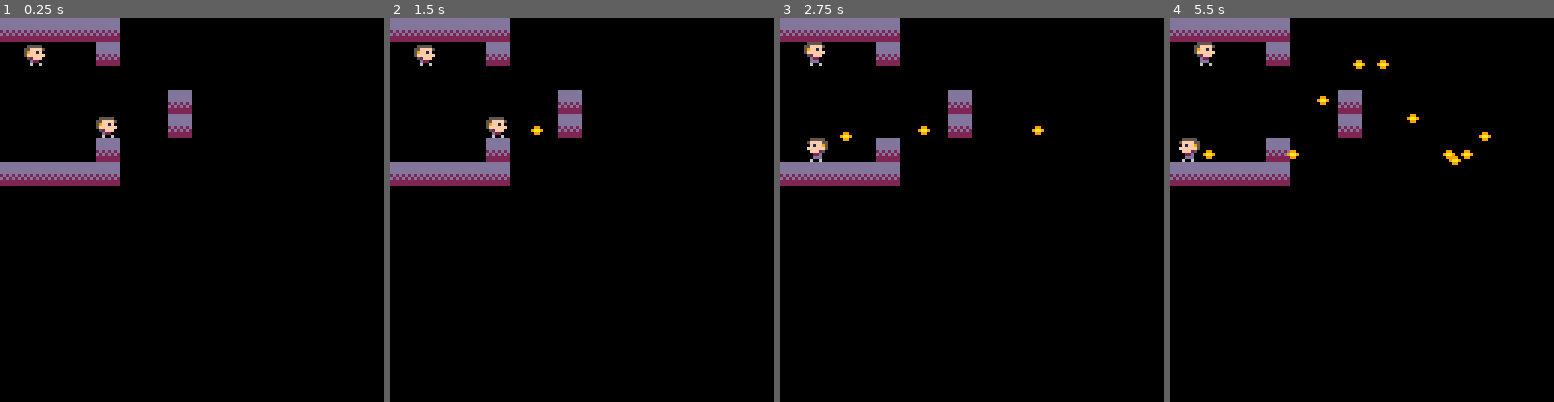
Above: before the commit, frames 1-4 (left to right).
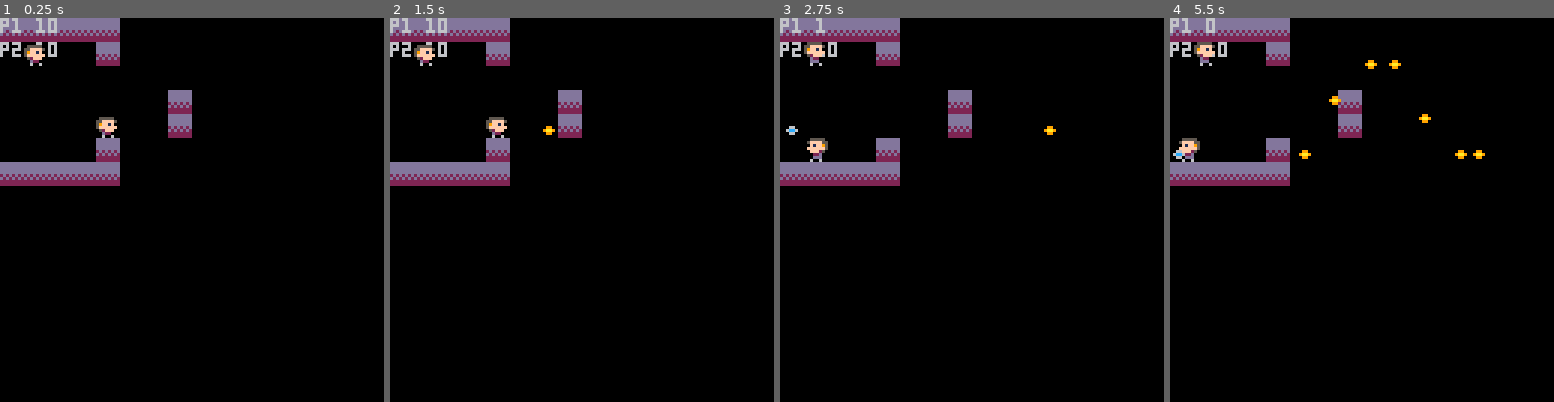
Above: after the commit, the same moments.

Repository: wesen/carts
Game: PICO-8 cartridge bullets.p8
The game is run twice, just before and just after one commit, with the same random seed, the same clock (stepped at 60 frames per second) and the same inputs.
Inputs:
- Up to frame 1 (0.25 s): no input
- Up to frame 2 (1.5 s): tap X (X key) at 1.07 s
- Up to frame 3 (2.75 s): hold Left 1.97-2.37 s; tap X (X key) at 2.07, 2.4, 2.73 s; hold Down from 2.42 s (still down)
- Up to frame 4 (5.5 s): release Down at 2.82 s; hold Right 2.87-3.53 s; tap X (X key) every 0.33 s from 3.07 to 5.4 s; hold Up 3.58-4.08 s; hold Right 4.13-4.53 s; hold Down 4.58-5.08 s; hold Left from 5.13 s (still down)

The runs differ from the first frame. In frame 1, 0.4% of the frame differs, in the area x 0-15%, y 0-11%; in frame 2, 0.5%; in frame 3, 0.6%; in frame 4, 1.3%, in the area x 0-84%, y 0-39%.

Commit message:
Added working player/bullet collision

Diff:
--- a/bullets.p8
+++ b/bullets.p8
@@ -4,6 +4,66 @@
 typ_plyr=0
 typ_blt=1
 
+function collide(o1,o2)
+ local hit=o1.x>=o2.x and o1.x<o2.x+o2.w
+ hit=hit and o1.y>=o2.y and o1.y<o2.y+o2.h
+ local hit2=o2.x>=o1.x and o2.x<o1.x+o1.w
+ hit2=hit2 and o2.y>=o1.y and o2.y<o1.y+o1.h
+ return hit or hit2
+end
+
+function get_hitbox_flags(x,y,w,h)
+ local f=0
+ local upd=function(x,y)
+  f=bor(f,fget(mget(flr(x/8),flr(y/8))))
+ end
+ upd(x,y)
+ upd(x,y+h)
+ upd(x+w,y+h)
+ upd(x+w,y)
+ return f
+end
+
+function get_colliders(o,typ)
+ local res={}
+ for o_ in all(objs) do
+  if o!=o_ and o_.typ==typ and collide(o,o_) then
+   add(res,o_)
+  end
+ end
+ return res
+end
+
+objs={}
+
+function _init()
+ p1=player_ctr(32,32,0)
+ add(objs,p1)
+ p2=player_ctr(8,8,1)
+ add(objs,p2)
+end
+
+function _update()
+ foreach(objs,function(obj)
+  obj.update(obj)
+ end)
+end
+
+function _draw()
+ cls()
+ map(0,0,0,0)
+ dbg_draw()
+ print("p1 "..tostr(p1.score),0,0)
+ print("p2 "..tostr(p2.score),0,8)
+ print("")
+ foreach(objs,function(obj)
+  obj.draw(obj)
+ end)
+end
+
+function dbg_draw()
+end
+-->8
 st_idle=0
 st_walking=1
 
@@ -12,10 +72,11 @@
  typ=typ_plyr,
  x=x,y=y,
  idx=idx,
- w=7,h=7,
+ w=6,h=7,
  spr=0,
  flp_x=false,
  spd=2,
+ score=10,
  -- 0: idle, 1: walking
  state=st_idle,
 
@@ -46,7 +107,9 @@
 
  if btnp(5,idx) then
   -- create a new bullet and add it to the objects of the game
-  add(objs,blt_ctr(this.x,this.y))
+  local nx=1
+  if (this.flp_x) nx=-1
+  add(objs,blt_ctr(this.x,this.y,nx))
   sfx(0)
  end
 
@@ -60,70 +123,33 @@
 }
 end
 
-function collide(o1,o2)
- local hit=true
- hit=band(hit,o1.x>=o2.x and o1.x<=o2.x+o2.w)
- hit=band(hit,o1.y>=o2.y and oy.y<=o2.y+o2.h)
- local hit2=true
- hit2=band(hit2,o2.x>=o1.x and o2.x<=o1.x+o1.w)
- hit2=band(hit2,o2.y>=o1.y and o2.y<=o1.y+o1.h)
- return bor(hit,hit2)
-end
-
-function get_hitbox_flags(x,y,w,h)
- local f=0
- local upd=function(x,y)
-  f=bor(f,fget(mget(flr(x/8),flr(y/8))))
- end
- upd(x,y)
- upd(x,y+h)
- upd(x+w,y+h)
- upd(x+w,y)
- return f
-end
-
-blt_ctr=function(x,y)
+-->8
+function blt_ctr(x,y,dx)
  local obj={
   typ=typ_blt,
-  x=x,y=y,
+  dx=dx,
+  x=x+(dx+1)/2*8-2,y=y,
   w=3,h=2,
   spr=16,
   update=function(this)
- this.x+=1
+ this.x+=this.dx
+
 end,
   draw=function(this)
   spr(this.spr,this.x,this.y)
+ for o in all(get_colliders(this,typ_plyr)) do
+  this.spr=17
+  o.score-=1
+ end
 end
 }
  return obj
 end
 
-objs={}
-
-function _init()
- p1=player_ctr(32,32,0)
- add(objs,p1)
- p2=player_ctr(8,8,1)
- add(objs,p2)
-end
-
-function _update()
- foreach(objs,function(obj)
-  obj.update(obj)
- end)
-end
-
-function _draw()
- cls()
- map(0,0,0,0)
- dbg_draw()
- foreach(objs,function(obj)
-  obj.draw(obj)
- end)
-end
-
-function dbg_draw()
-end
+-->8
+-- bullet collisions
+-- explosion with coroutine
+
 __gfx__
 00000000055555000000000005555500055555500000000000000000000000000000000000000000000000000000000000000000000000000000000000000000
 0000000055ffff500555550055ffff5055ffff000000000000000000000000000000000000000000000000000000000000000000000000000000000000000000
@@ -137,9 +163,9 @@
 00000000000000000000000000000000000000000000000000000000000000000000000000000000000000000000000000000000000000000000000000000000
 00000000000000000000000000000000000000000000000000000000000000000000000000000000000000000000000000000000000000000000000000000000
 00000000000000000000000000000000000000000000000000000000000000000000000000000000000000000000000000000000000000000000000000000000
-00099000000000000000000000000000000000000000000000000000000000000000000000000000000000000000000000000000000000000000000000000000
-009aa900000000000000000000000000000000000000000000000000000000000000000000000000000000000000000000000000000000000000000000000000
-00099000000000000000000000000000000000000000000000000000000000000000000000000000000000000000000000000000000000000000000000000000
+09900000066000000000000000000000000000000000000000000000000000000000000000000000000000000000000000000000000000000000000000000000
+9aa900006cc600000000000000000000000000000000000000000000000000000000000000000000000000000000000000000000000000000000000000000000
+09900000066000000000000000000000000000000000000000000000000000000000000000000000000000000000000000000000000000000000000000000000
 00000000000000000000000000000000000000000000000000000000000000000000000000000000000000000000000000000000000000000000000000000000
 dddddddd000000000000000000000000000000000000000000000000000000000000000000000000000000000000000000000000000000000000000000000000
 dddddddd000000000000000000000000000000000000000000000000000000000000000000000000000000000000000000000000000000000000000000000000
